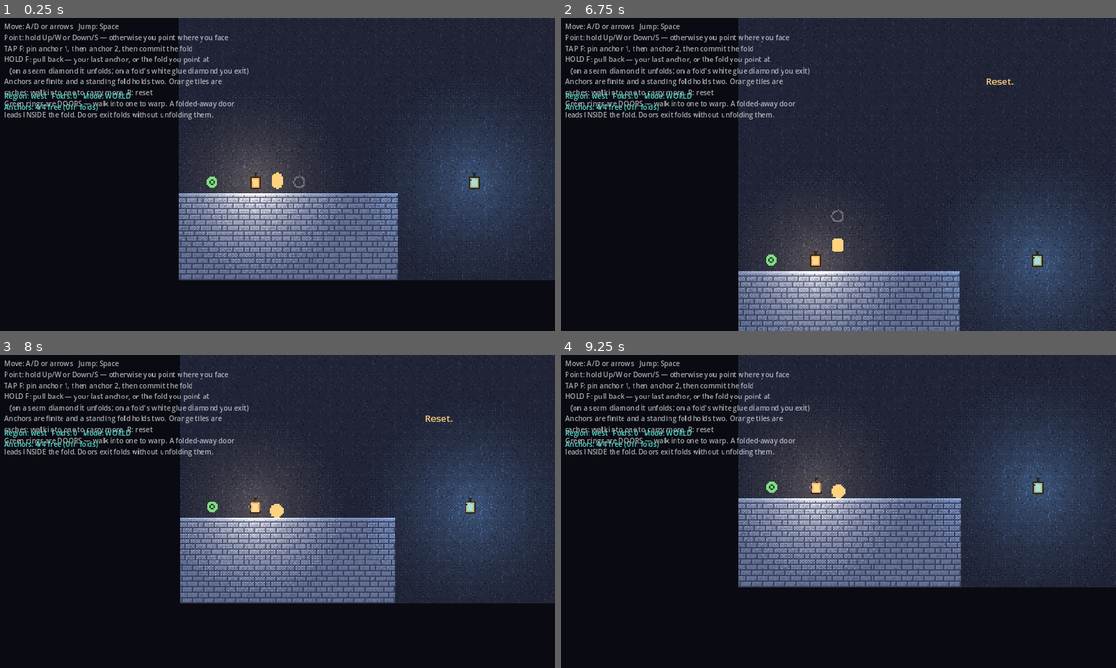
Above: before the commit, frames 1-4 (two rows, left to right).
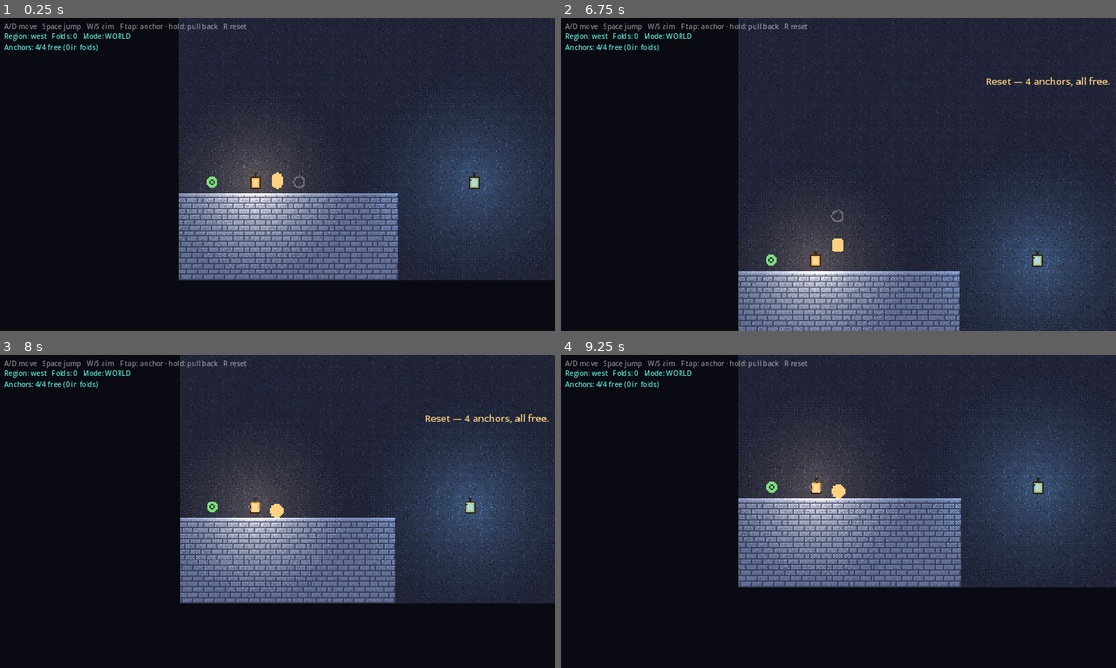
Above: after the commit, the same moments.

Repository: absent-mynd/puzzle
Game: Godot game, scene res://scenes/world/World.tscn
The game is run twice, just before and just after one commit, with the same random seed, the same clock (stepped at 60 frames per second) and the same inputs.
Inputs (mouse positions are in pixels of both pictures, inside the frame that each line leads up to):
- Up to frame 1 (0.25 s): no input
- Up to frame 2 (6.75 s): tap Enter at 0.5 s; move the mouse to (960, 158) at 0.52 s; hold D 0.53-1.25 s; hold Shift 0.53-1.25 s; click (960, 158) at 0.67 s; tap Space at 0.77, 1.07, 3.77, 4.07 s; drag from (727, 190) to (810, 237) at 1.27 s; move the mouse to (894, 105) at 2.02 s; hold D 2.03-2.75 s; tap Ctrl at 2.1 s; drag from (810, 237) to (672, 127) at 2.77 s; move the mouse to (1005, 221) at 3.52 s; hold A 3.53-4.25 s; tap F at 3.6 s; drag from (672, 127) to (755, 96) at 4.27 s; move the mouse to (866, 174) at 5.02 s; hold S 5.03-5.75 s; tap Alt at 5.1 s; click (866, 174) at 5.17 s; drag from (755, 96) to (727, 190) at 5.77 s; move the mouse to (960, 158) at 6.52 s; hold W from 6.53 s (still down); tap R at 6.6 s
- Up to frame 3 (8 s): tap Space at 6.77, 7.07 s; release W at 7.25 s; drag from (166, 527) to (249, 574) at 7.27 s
- Up to frame 4 (9.25 s): move the mouse to (894, 442) at 8.02 s; hold S 8.03-8.75 s; hold Shift 8.03-8.75 s; drag from (810, 574) to (672, 464) at 8.77 s

The runs differ from the first frame. In frame 1, 3.4% of the frame differs, in the area x 0-45%, y 1-33%; in frame 2, 3.5%; in frame 3, 3.5%, in the area x 0-99%, y 1-33%; in frame 4, 3.4%.

Commit message:
Stop reset confiscating caches; cut the HUD down to controls
Two fixes to what the anchor economy left rough.

Reset was taking your progression. Collected caches lived in the per-region
dict, so _setup_all wiped them on every R -- and R is the only way out of
stranding yourself with no anchors and no reachable seam. Using the escape
hatch cost you every cache you had found, which makes it a punishment for
needing it.

Caches are player progression, not world state, so they now live in
FoldWorld.collected_caches (region id -> {base_id: grant}), outside `regions`
precisely so the rebuild cannot reach them. Folds still reset, and that is what
makes R a real remedy: with no fold standing, every anchor is back in hand.
Verified the new tests fail against the old behaviour (4 vs 6) rather than
passing vacuously.

The HUD was nine lines explaining the fold verb, the economy, the caches and
the doors -- teaching in text over the top of a game whose aim ring, preview
band, seam diamonds and anchor readout already say those things in place. It is
now one line of controls and nothing else. Flash messages lost their
instructional tails with it: "Folded IN. F at the seam anchor (white diamond)
unfolds it." is now "Folded in." The live anchor/region readout stays -- that
is state, not instruction.

360 tests passing, 0 silent errors.

Co-Authored-By: Claude Opus 5 <noreply@anthropic.com>
Claude-Session: https://claude.ai/code/session_01TJUGtvBWor35g16NwAsFgF

Diff:
--- a/scripts/tests/test_fold_world.gd
+++ b/scripts/tests/test_fold_world.gd
@@ -551,6 +551,39 @@
 		"East's own cache is folded away, so it is not standing here to be taken")
 
 
+func test_reset_keeps_your_caches_but_takes_the_world_back() -> void:
+	# Reset is the only way out of stranding yourself with no anchors and no
+	# reachable seam. An escape hatch that confiscates what you have found is a
+	# punishment for using it, so caches are player progression and outlive it —
+	# while the folds, which hold anchors, do not.
+	var cap: int = world.anchor_capacity()
+	world.player.teleport(Vector2(_plane_point(Vector2i(24, 6))), false)
+	world._check_caches()
+	assert_eq(world.anchor_capacity(), cap + 2, "Cache collected")
+
+	world.do_fold(Vector2i(20, 12), Vector2i(28, 12))
+	assert_eq(world.anchors_free(), cap, "A standing fold is holding two of them")
+
+	world._reset()
+	assert_eq(world.folds.size(), 0, "Reset takes the world back to its authored folds")
+	assert_eq(world.anchor_capacity(), cap + 2, "...but the cache you found is still yours")
+	assert_eq(world.anchors_free(), cap + 2,
+		"...and every anchor is back in hand, because no fold is holding any")
+
+
+func test_reset_does_not_re_grant_a_cache_you_already_took() -> void:
+	# The husk has to stay spent across a reset too, or reset becomes a way to
+	# farm the same cache for capacity.
+	var cap: int = world.anchor_capacity()
+	world.player.teleport(Vector2(_plane_point(Vector2i(24, 6))), false)
+	world._check_caches()
+	world._reset()
+
+	world.player.teleport(Vector2(_plane_point(Vector2i(24, 6))), false)
+	world._check_caches()
+	assert_eq(world.anchor_capacity(), cap + 2, "Standing on it again grants nothing")
+
+
 func test_a_cache_folded_away_is_collectable_inside_the_fold() -> void:
 	# East's shipped pre-fold excised the cache at (14,9) along with door E1. A cache
 	# inside a fold is not lost — the strip is a real place, and taking it in there counts.
--- a/scripts/world/FoldWorld.gd
+++ b/scripts/world/FoldWorld.gd
@@ -69,7 +69,7 @@
 var world_data: WorldData
 
 # --- Regions ---
-## region id -> {"base", "folds", "seam_segs", "interiors", "spawn", "collected"}
+## region id -> {"base", "folds", "seam_segs", "interiors", "spawn"}
 var regions: Dictionary = {}
 var region_id := ""
 ## Doors: id -> {"region", "cell", "bid", "bp", "pair"}. Points, not tiles.
@@ -84,9 +84,15 @@
 var seam_segs: Dictionary = {}
 ## fold_id -> Array[Fold]: a fold's interior folds, persistent while it lives.
 var interiors: Dictionary = {}
-## base_id -> grant: anchor caches already taken in this region.
+## base_id -> grant: anchor caches already taken in THIS region (a view into
+## `collected_caches`).
 var collected: Dictionary = {}
 var _spawn := Vector2.ZERO
+
+## Anchor caches taken, region id -> {base_id: grant}. This is the player's
+## progression, not the world's state, so it deliberately lives OUTSIDE `regions`
+## and survives `_setup_all` — see `_reset`.
+var collected_caches: Dictionary = {}
 
 var next_fold_id := 0
 ## Triggered folds draw ids from a reserved high range so they never collide with
@@ -250,11 +256,8 @@
 			rsegs[f.fold_id] = WorldCore.seam_segment(f, dropped, CS)
 			rfolds.append(f)
 			pieces = FoldReplay.apply_one_fold(pieces, f, CS)
-		# "collected": base_id -> grant, for anchor caches already taken. Per-region
-		# persistent runtime state, like the fold list — keyed by BASE id so it
-		# survives folding, unfolding and leaving the region.
 		regions[id] = {"base": rbase, "folds": rfolds, "seam_segs": rsegs,
-			"interiors": {}, "spawn": world_data.spawn_px(id), "collected": {}}
+			"interiors": {}, "spawn": world_data.spawn_px(id)}
 
 		# Lights bind to base tiles exactly as doors do: from here on a light has
 		# no world position, only a base identity that the current configuration
@@ -302,7 +305,14 @@
 	seam_segs = r["seam_segs"]
 	interiors = r["interiors"]
 	_spawn = r["spawn"]
-	collected = r["collected"]
+	collected = _ensure_collected(id)
+
+
+## The caches taken in a region, creating the entry on first ask.
+func _ensure_collected(id: String) -> Dictionary:
+	if not collected_caches.has(id):
+		collected_caches[id] = {}
+	return collected_caches[id]
 
 
 # ---------------------------------------------------------------------------
@@ -666,12 +676,12 @@
 	# (Skipped when the other anchor is inert — pinned in a frame we cannot resolve.)
 	var other = pending_cell(1 - slot)
 	if other != null and not WorldCore.anchors_valid(other, cand):
-		_show_flash("Too close to your other anchor — 2 tiles apart, minimum.")
+		_show_flash("Too close to your other anchor.")
 		return
 	# An anchor is an object. Pinning takes it out of your pocket right now; only
 	# re-siting one you already placed is free.
 	if pending_slot(slot) == null and not can_pin_anchor():
-		_show_flash("No anchors left — hold to pull one back out of a fold.")
+		_show_flash("No anchors left.")
 		return
 	_set_pending(slot, {"bid": piece.base_id, "bp": center - piece.src_offset})
 
@@ -807,8 +817,8 @@
 ## The world's authored start plus every cache collected anywhere.
 func anchor_capacity() -> int:
 	var grants: Array = []
-	for id in regions:
-		var taken: Dictionary = regions[id]["collected"]
+	for id in collected_caches:
+		var taken: Dictionary = collected_caches[id]
 		for bid in taken:
 			grants.append(taken[bid])
 	return AnchorStock.capacity_with(_base_capacity, grants)
@@ -871,7 +881,7 @@
 		var finalize_pinch := func() -> void:
 			context.append(fold)
 			_apply_context()
-			_show_flash("Folded IN. F at the seam anchor (white diamond) unfolds it.")
+			_show_flash("Folded in.")
 		_play_transition(pre, fold, true, false, p, p, false, finalize_pinch)
 		return true
 
@@ -1056,7 +1066,7 @@
 	if mode != Mode.SUBSPACE or animating():
 		return
 	if exit_blocker() != null:
-		_show_flash("Blocked — an inner fold crosses the outer seam. Unfold it first.")
+		_show_flash("Blocked — an inner fold crosses the outer seam.")
 		return
 	var outer := sub_fold
 	var parent_path := context.slice(0, context.size() - 1)
@@ -1508,8 +1518,7 @@
 		rebuild_sub()
 	else:
 		rebuild_world()
-	_show_flash("+%d anchors — %d folds can stand at once." \
-		% [collected[here.base_id], anchor_capacity() / AnchorStock.COST_PER_FOLD])
+	_show_flash("+%d anchors." % collected[here.base_id])
 
 
 func _check_goal() -> void:
@@ -1524,6 +1533,14 @@
 	_on_goal = touching
 
 
+## Put the WORLD back, not the player. Folds, position and pending anchors go;
+## collected caches stay, because reset is also the only way out of stranding
+## yourself with no anchors and no reachable seam. An escape hatch that confiscates
+## what you have found is a punishment for using it — and since unfolding every
+## fold refunds every anchor, a reset already hands your whole stock back.
+##
+## `collected_caches` lives outside `regions` precisely so `_setup_all` cannot
+## clear it. If you ever add more player progression, put it there too.
 func _reset() -> void:
 	if not _anim.is_empty():
 		var layer: Node2D = _anim["layer"]
@@ -1535,7 +1552,7 @@
 	_hold_fired = false
 	context.clear()
 	_setup_all()
-	_show_flash("Reset.")
+	_show_flash("Reset — %d anchors, all free." % anchor_capacity())
 
 
 # ---------------------------------------------------------------------------
@@ -1558,22 +1575,18 @@
 	hud.layer = 10
 	add_child(hud)
 
+	# Controls only — what the keys are, not what they mean. The mechanics are the
+	# game's to teach: the aim ring, the preview band, the seam diamonds and the
+	# anchor readout all say their piece in place, and a wall of text on top of
+	# them explains away the thing the player is meant to work out.
 	var help := Label.new()
-	help.text = "Move: A/D or arrows   Jump: Space\n" \
-		+ "Point: hold Up/W or Down/S — otherwise you point where you face\n" \
-		+ "TAP F: pin anchor 1, then anchor 2, then commit the fold\n" \
-		+ "HOLD F: pull back — your last anchor, or the fold you point at\n" \
-		+ "   (on a seam diamond it unfolds; on a fold's white glue diamond you exit)\n" \
-		+ "Anchors are finite and a standing fold holds two. Orange tiles are\n" \
-		+ "caches: walk into one to carry more. R: reset\n" \
-		+ "Green rings are DOORS — walk into one to warp. A folded-away door\n" \
-		+ "leads INSIDE the fold. Doors exit folds without unfolding them."
+	help.text = "A/D move   Space jump   W/S aim   F tap: anchor · hold: pull back   R reset"
 	help.position = Vector2(12, 8)
-	help.add_theme_color_override("font_color", Color(1, 1, 1, 0.65))
+	help.add_theme_color_override("font_color", Color(1, 1, 1, 0.5))
 	hud.add_child(help)
 
 	_status = Label.new()
-	_status.position = Vector2(12, 168)
+	_status.position = Vector2(12, 30)
 	_status.add_theme_color_override("font_color", Color("59e0d0"))
 	hud.add_child(_status)
 
Not shown, changed: AGENTS.md
Not shown, changed: STATUS.md
Not shown, changed: scripts/world/README.md
